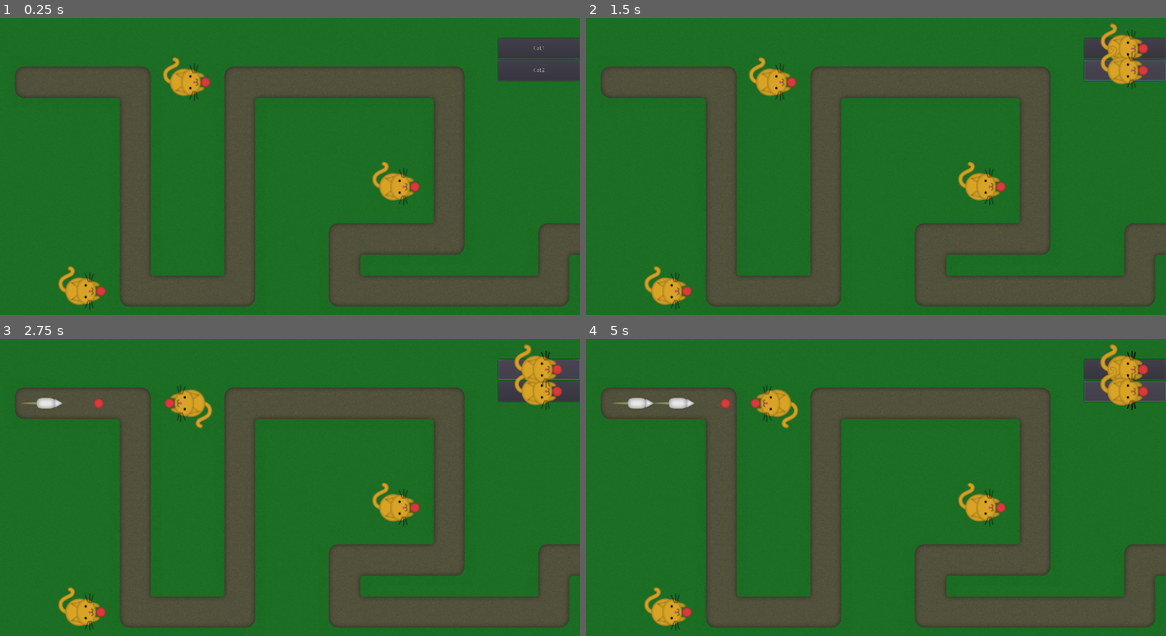
Above: before the commit, frames 1-4 (two rows, left to right).
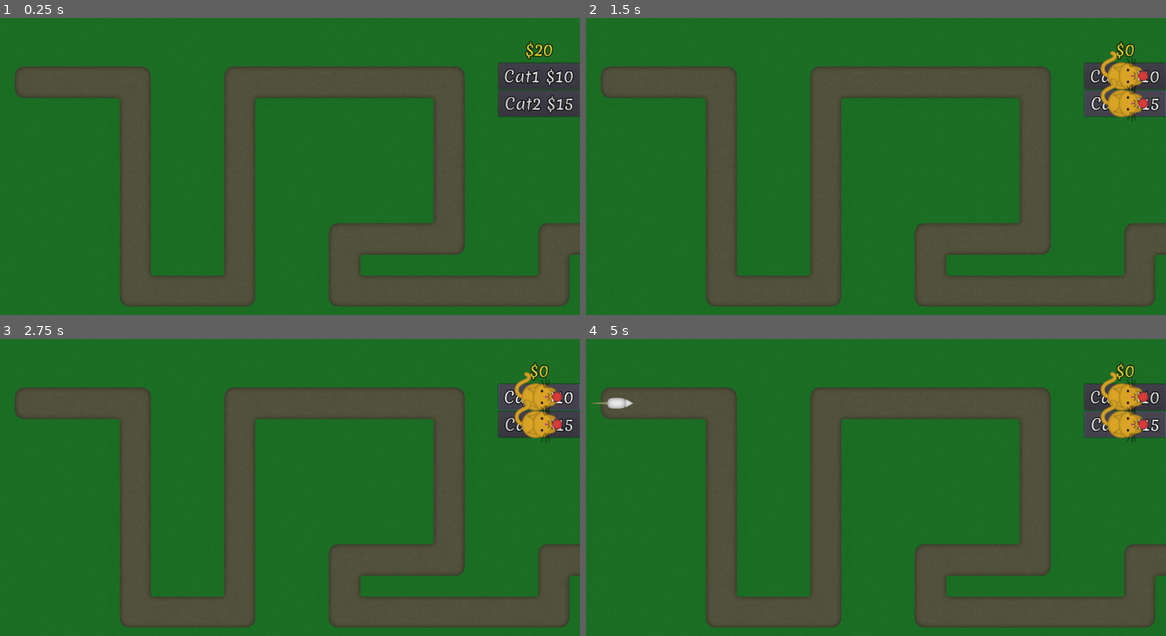
Above: after the commit, the same moments.

Repository: vibrunazo/godot-cats
Game: Godot game, scene res://scenes/Map.tscn
Same seed, same stepped clock (60 frames per second), same inputs: the game is played once before the commit and once after it.
Inputs:
- Up to frame 1 (0.25 s): no input
- Up to frame 2 (1.5 s): click "Cat1" (after the commit: "Cat1 $10") at 0.5 s; click "Cat2" (after the commit: "Cat2 $15") at 1.25 s
- Up to frame 3 (2.75 s): click "Cat1" (after the commit: "Cat1 $10") at 2 s
- Up to frame 4 (5 s): click "Cat2" (after the commit: "Cat2 $15") at 2.75 s; click "Cat1" (after the commit: "Cat1 $10") at 3.5 s; click "Cat2" (after the commit: "Cat2 $15") at 4.25 s

The runs differ from the first frame. In frame 1, 4.9% of the frame differs, in the area x 10-100%, y 6-99%; in frame 2, 5.1%; in frame 3, 5.3%; in frame 4, 5.6%, in the area x 1-100%, y 1-99%.

Commit message:
coins

Diff:
--- /dev/null
+++ b/resources/cats_theme.tres
@@ -0,0 +1,14 @@
+[gd_resource type="Theme" load_steps=3 format=2]
+
+[ext_resource path="res://assets/fonts/Merienda-Regular.ttf" type="DynamicFontData" id=1]
+
+[sub_resource type="DynamicFont" id=1]
+size = 40
+outline_size = 2
+outline_color = Color( 0, 0, 0, 1 )
+use_filter = true
+font_data = ExtResource( 1 )
+
+[resource]
+default_font = SubResource( 1 )
+Label/colors/font_color = Color( 0.917647, 0.905882, 0.196078, 1 )
--- a/scenes/Map.gd
+++ b/scenes/Map.gd
@@ -7,6 +7,7 @@
 
 # the cat currently being built and dragged by the mouse
 var cat_building: Cat = null
+export var coins = 20
 
 # Called when the node enters the scene tree for the first time.
 func _ready():
@@ -15,10 +16,13 @@
 		print("found action button %s" % b.get_name())
 		b.connect("pressed", self, "action_pressed", [b.get_name()])
 		b.connect("button_up", self, "action_released", [b.get_name()])
+	update_coins()
 
 func action_pressed(name):
 	print("pressed action %s" % name)
 	if cat_building:
+		return
+	if coins < 10:
 		return
 	cat_building = cat_scene.instance()
 	$UI.add_child(cat_building)
@@ -28,6 +32,14 @@
 	if cat_building:
 		cat_building.done_building()
 		cat_building = null
+		add_coins(-10)
+
+func add_coins(ammount):
+	coins += ammount
+	update_coins()
+
+func update_coins():
+	$UI/HUD/ActionBar/CoinLabel.text = "$%s" % coins
 
 #func _unhandled_input(event):
 #	print('new event %s' % event)
@@ -40,6 +52,13 @@
 	var mouse = mouse_scene.instance()
 	mouse.position = Vector2(0, 0)
 	el_path.add_child(mouse)
+	mouse.connect("killed", self, "_on_mouse_killed", [mouse])
 
 func _on_SpawnTimer_timeout():
 	spawn_new_mouse()
+	if $SpawnTimer.wait_time >= 1.0:
+		$SpawnTimer.wait_time -= 0.1
+		print("new spawn timer is %f" % $SpawnTimer.wait_time)
+
+func _on_mouse_killed(mouse: Mouse):
+	add_coins(1)
--- a/scenes/Map.tscn
+++ b/scenes/Map.tscn
@@ -1,7 +1,7 @@
 [gd_scene load_steps=7 format=2]
 
 [ext_resource path="res://assets/terrain.png" type="Texture" id=1]
-[ext_resource path="res://scenes/Cat.tscn" type="PackedScene" id=2]
+[ext_resource path="res://resources/cats_theme.tres" type="Theme" id=2]
 [ext_resource path="res://scenes/Map.gd" type="Script" id=3]
 
 [sub_resource type="TileSet" id=1]
@@ -79,22 +79,10 @@
 curve = SubResource( 3 )
 
 [node name="SpawnTimer" type="Timer" parent="."]
-wait_time = 2.0
+wait_time = 5.0
 autostart = true
 
 [node name="Cats" type="Node2D" parent="."]
-
-[node name="Cat" parent="Cats" instance=ExtResource( 2 )]
-position = Vector2( 320, 704 )
-building = false
-
-[node name="Cat2" parent="Cats" instance=ExtResource( 2 )]
-position = Vector2( 576, 192 )
-building = false
-
-[node name="Cat3" parent="Cats" instance=ExtResource( 2 )]
-position = Vector2( 1088, 448 )
-building = false
 
 [node name="UI" type="CanvasLayer" parent="."]
 
@@ -102,6 +90,7 @@
 anchor_right = 1.0
 anchor_bottom = 1.0
 mouse_filter = 2
+theme = ExtResource( 2 )
 
 [node name="ActionBar" type="VBoxContainer" parent="UI/HUD"]
 anchor_left = 1.0
@@ -113,19 +102,26 @@
 margin_bottom = 300.0
 mouse_filter = 2
 
+[node name="CoinLabel" type="Label" parent="UI/HUD/ActionBar"]
+margin_right = 200.0
+margin_bottom = 59.0
+text = "$100"
+align = 1
+
 [node name="Cat1" type="Button" parent="UI/HUD/ActionBar" groups=["action_button"]]
+margin_top = 63.0
 margin_right = 200.0
-margin_bottom = 50.0
+margin_bottom = 128.0
 rect_min_size = Vector2( 50, 50 )
 action_mode = 0
-text = "Cat1"
+text = "Cat1 $10"
 
 [node name="Cat2" type="Button" parent="UI/HUD/ActionBar" groups=["action_button"]]
-margin_top = 54.0
+margin_top = 132.0
 margin_right = 200.0
-margin_bottom = 104.0
+margin_bottom = 197.0
 rect_min_size = Vector2( 50, 50 )
 action_mode = 0
-text = "Cat2"
+text = "Cat2 $15"
 
 [connection signal="timeout" from="SpawnTimer" to="." method="_on_SpawnTimer_timeout"]
--- a/scenes/Mouse.gd
+++ b/scenes/Mouse.gd
@@ -1,6 +1,7 @@
 extends PathFollow2D
 
 class_name Mouse, "res://assets/mouse01.png"
+signal killed
 
 # Declare member variables here. Examples:
 # var a = 2
@@ -35,4 +36,5 @@
 	health -= bullet.damage
 	if health <= 0:
 		health = 0
+		emit_signal("killed")
 		end()
Binary file added: assets/fonts/Merienda-Regular.ttf
